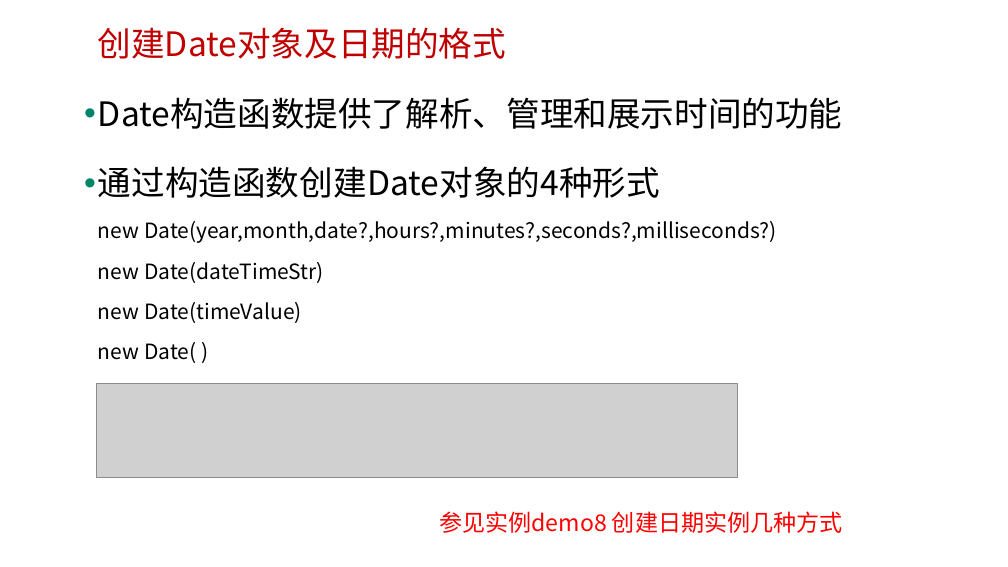
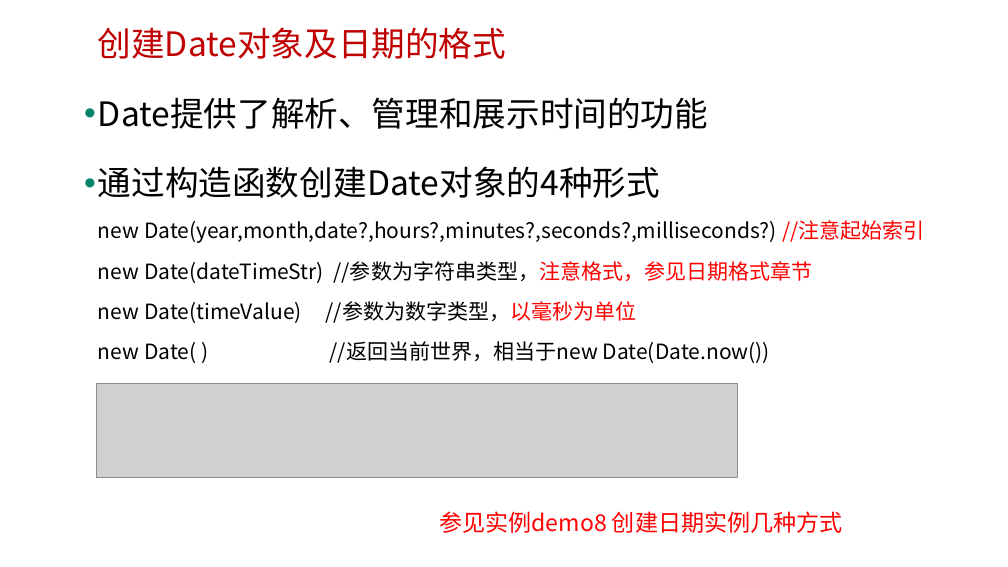
Before and after one commit to edu2act/course-javascript-advanced, a slide deck: slide 17 of 课程PPT/09.JavaScript标准内置对象-构造器（Array、Date、Error等）.pptx. Drawn at 1008x567 pixels with LibreOffice and Linux fonts; fonts in the diff are those of the drawing; grey boxes stand for pictures; background and template pictures are left out. Boxes give left, top, right and bottom in pixels: in the first picture for what was removed or moved away, otherwise in the second. Text is boxed around its words. In the diff, an @@ line names an element or a change of style, - is before the commit and + after.

```diff
--- a/课程PPT/09.JavaScript标准内置对象-构造器（Array、Date、Error等）.pptx
+++ b/课程PPT/09.JavaScript标准内置对象-构造器（Array、Date、Error等）.pptx
@@ text at (98, 97, 925, 363): text changed @@
-• Date构造函数提供了解析、管理和展示时间的功能
-• 通过构造函数创建Date对象的4种形式
-  new Date(year,month,date?,hours?,minutes?,seconds?,milliseconds?)
-  new Date(dateTimeStr)
-  new Date(timeValue)
-  new Date( )
+• Date提供了解析、管理和展示时间的功能
+• 通过构造函数创建Date对象的4种形式
+  new Date(year,month,date?,hours?,minutes?,seconds?,milliseconds?) //注意起始索引
+  new Date(dateTimeStr) //参数为字符串类型，注意格式，参见日期格式章节
+  new Date(timeValue) //参数为数字类型，以毫秒为单位
+  new Date( ) //返回当前世界，相当于new Date(Date.now())
```
Also in this commit, not shown: 6 other slides changed, 7 other files.
